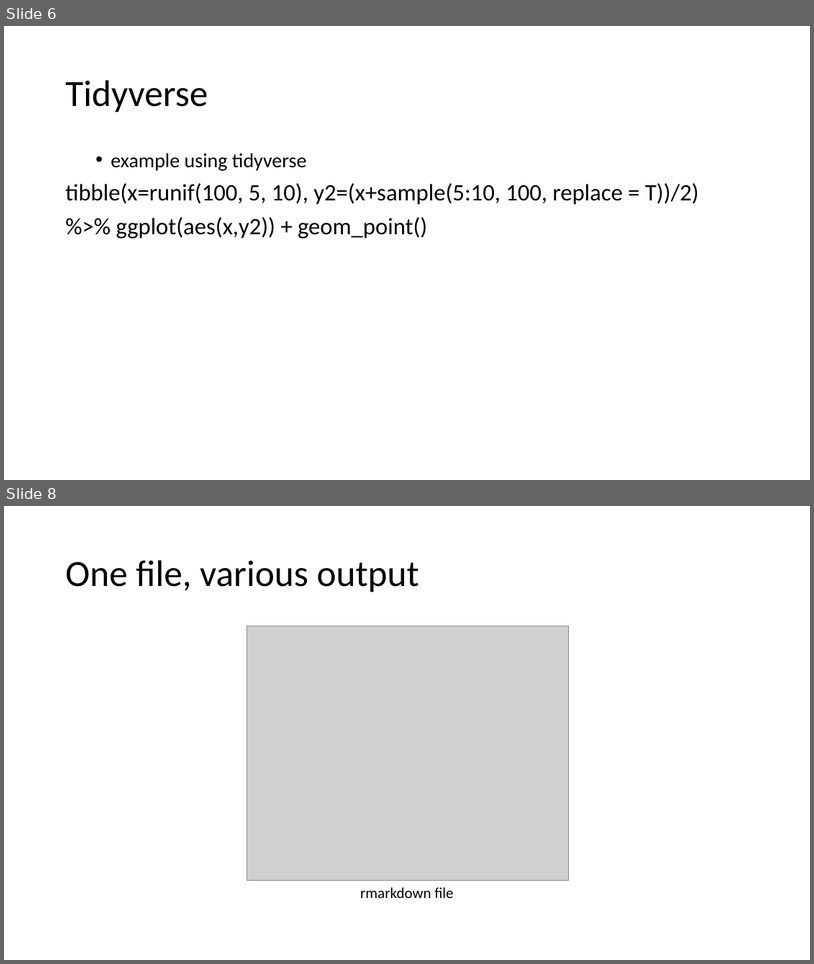
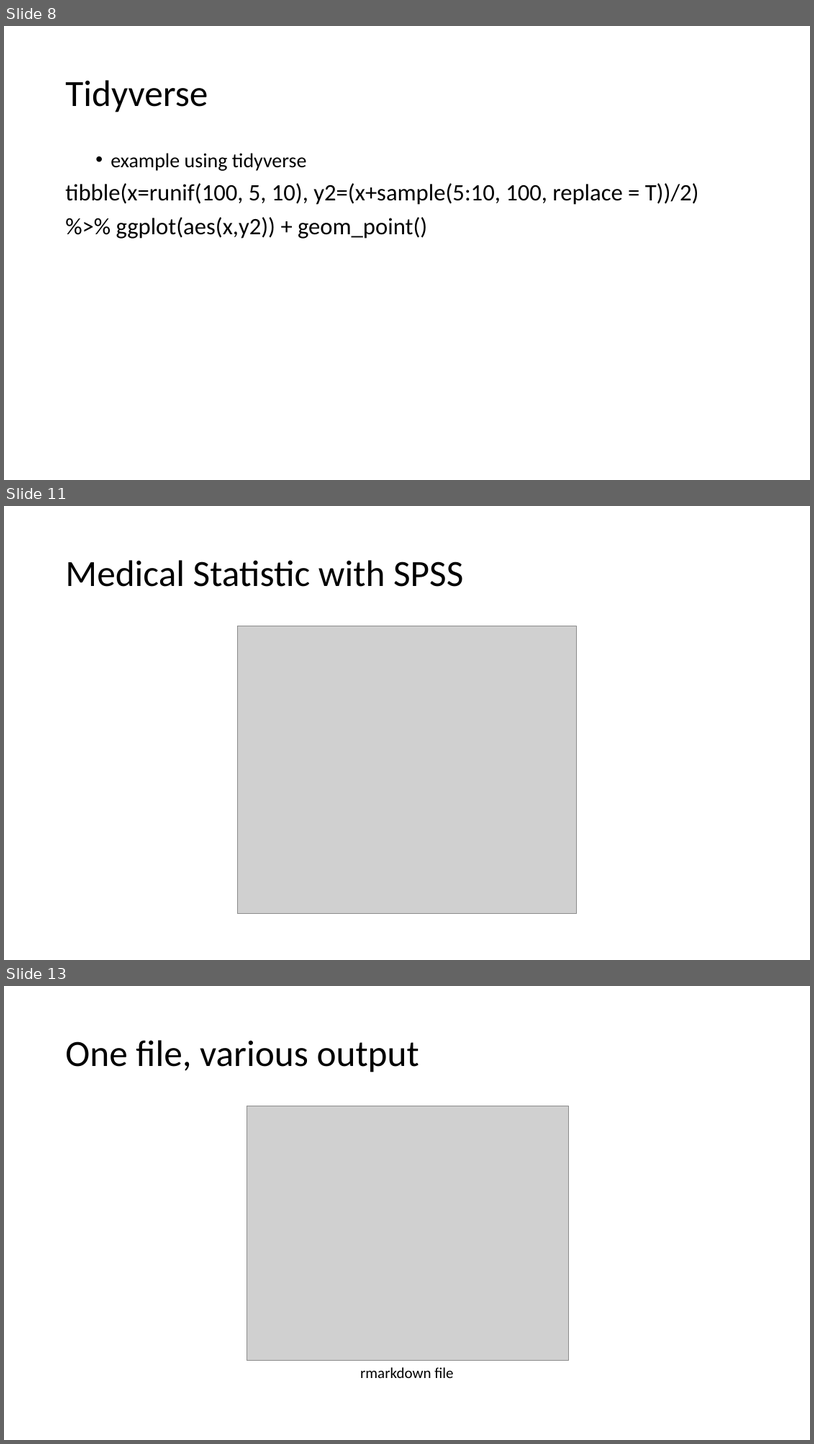
Before and after one commit to MohdAzmiSuliman/PHClassWRMD, a slide deck: PHClassWRMd.pptx. Shown one above the other, each under a label of ours: slides 6 and 8 before the commit, slides 8, 11 and 13 after it; the slides between them are not shown. The pictures are 814x964 and 814x1444 pixels, drawn with LibreOffice and Linux fonts; fonts in the diff are those of the drawing; grey boxes stand for pictures; background and template pictures are left out. Boxes give left, top, right and bottom in pixels: in the first picture for what was removed or moved away, otherwise in the second. Text is boxed around its words. In the diff, an @@ line names an element or a change of style, - is before the commit and + after.

```diff
--- a/PHClassWRMd.pptx
+++ b/PHClassWRMd.pptx
@@ slide 11 added at (4, 506, 810, 960), background #FFFFFF @@
@@ title added at (65, 560, 463, 587), 44 pt, text #000000 @@
+Medical Statistic with SPSS
@@ picture added at (237, 626, 577, 914) @@
@@ what was slide 6 is now slide 8 @@
@@ what was slide 8 is now slide 13 @@
```
Also in this commit, not shown: 2 slides changed, 4 other slides added, 7 other files.
